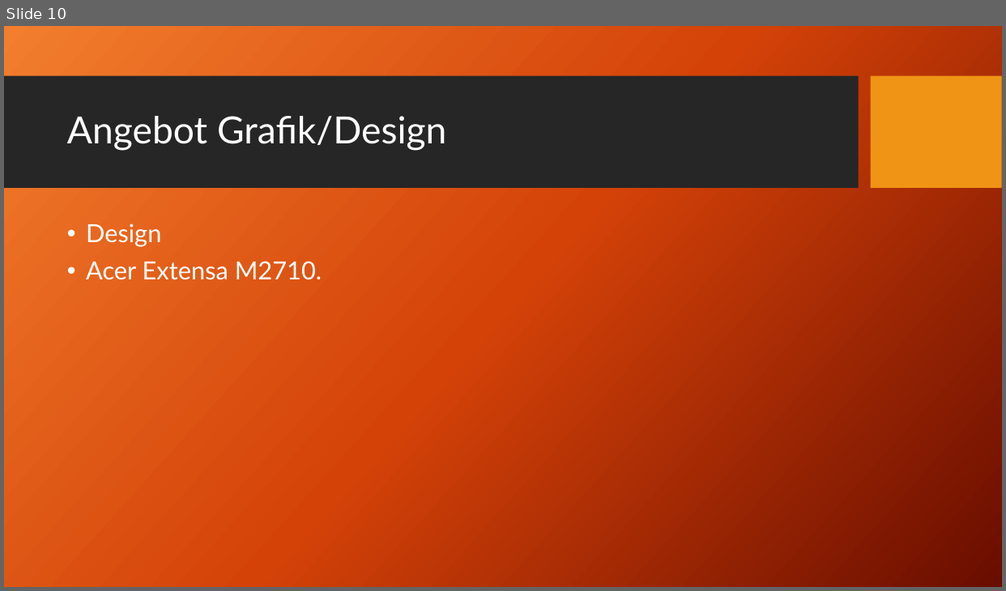
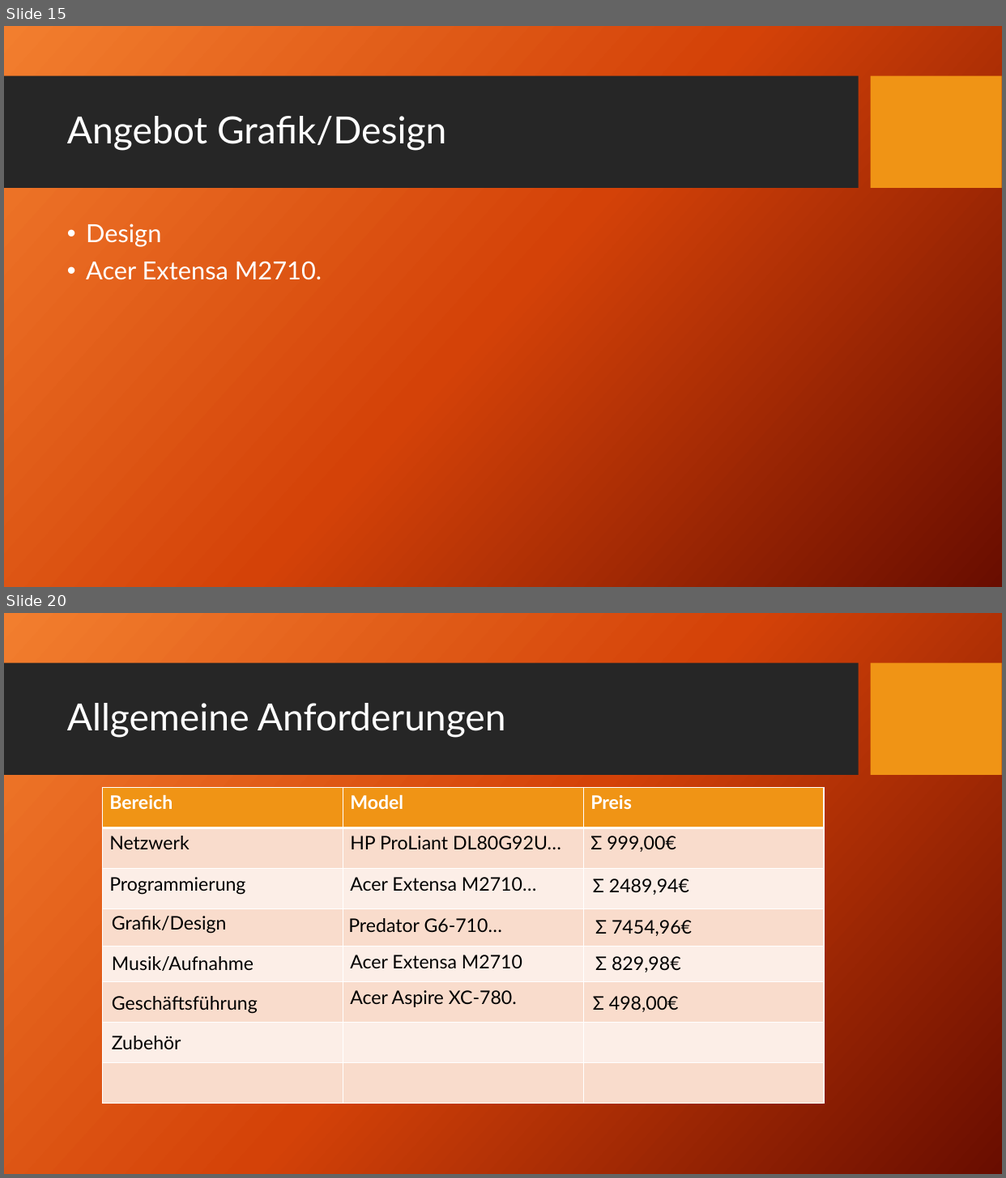
Before and after one commit to HaJaReDeluxe/mintBerryCrunchGames, a slide deck: Angebot für mintBerryCrunchGames GmbH.pptx. Shown one above the other, each under a label of ours: slide 10 before the commit, slides 15 and 20 after it; the slides between them are not shown. The pictures are 1006x591 and 1006x1178 pixels, drawn with LibreOffice and Linux fonts; fonts in the diff are those of the drawing; background and template pictures are left out. Boxes give left, top, right and bottom in pixels: in the first picture for what was removed or moved away, otherwise in the second. Text is boxed around its words. In the diff, an @@ line names an element or a change of style, - is before the commit and + after.

```diff
--- a/Angebot für mintBerryCrunchGames GmbH.pptx
+++ b/Angebot für mintBerryCrunchGames GmbH.pptx
@@ slide 20 added at (x1=4, y1=613, x2=1002, y2=1174), background picture (left out); not listed: 2 template elements that a slide beside it also shows @@
@@ title added at (x1=67, y1=703, x2=506, y2=738), 36 pt, text #FFFFFF @@
+Allgemeine Anforderungen
@@ table added at (x1=102, y1=787, x2=823, y2=1103), 8 rows, 3 columns @@
+Bereich | Model | Preis
+Netzwerk | HP ProLiant DL80G92U… | Σ 999,00€
+Programmierung | Acer Extensa M2710… | 
+ |  | 
+ | Acer Extensa M2710 | 
+ | Acer Aspire XC-780. | 
+ |  | 
+ |  | 
@@ text added at (x1=593, y1=879, x2=689, y2=895), 18 pt, text #000000 @@
+Σ 2489,94€
@@ text added at (x1=112, y1=916, x2=227, y2=934), 18 pt, text #000000 @@
+Grafik/Design
@@ text added at (x1=348, y1=918, x2=502, y2=933), 18 pt, text #000000 @@
+  Predator G6-710…
@@ text added at (x1=595, y1=920, x2=692, y2=936), 18 pt, text #000000 @@
+Σ 7454,96€
@@ text added at (x1=112, y1=956, x2=253, y2=971), 18 pt, text #000000 @@
+Musik/Aufnahme
@@ text added at (x1=595, y1=956, x2=681, y2=973), 18 pt, text #000000 @@
+Σ 829,98€
@@ text added at (x1=112, y1=996, x2=258, y2=1014), 18 pt, text #000000 @@
+Geschäftsführung
@@ text added at (x1=593, y1=996, x2=679, y2=1012), 18 pt, text #000000 @@
+Σ 498,00€
@@ text added at (x1=112, y1=1036, x2=181, y2=1050), 18 pt, text #000000 @@
+Zubehör
@@ what was slide 10 is now slide 15 @@
```
Also in this commit, not shown: 2 slides changed, 10 other slides added, 2 slides removed, 2 other files.
